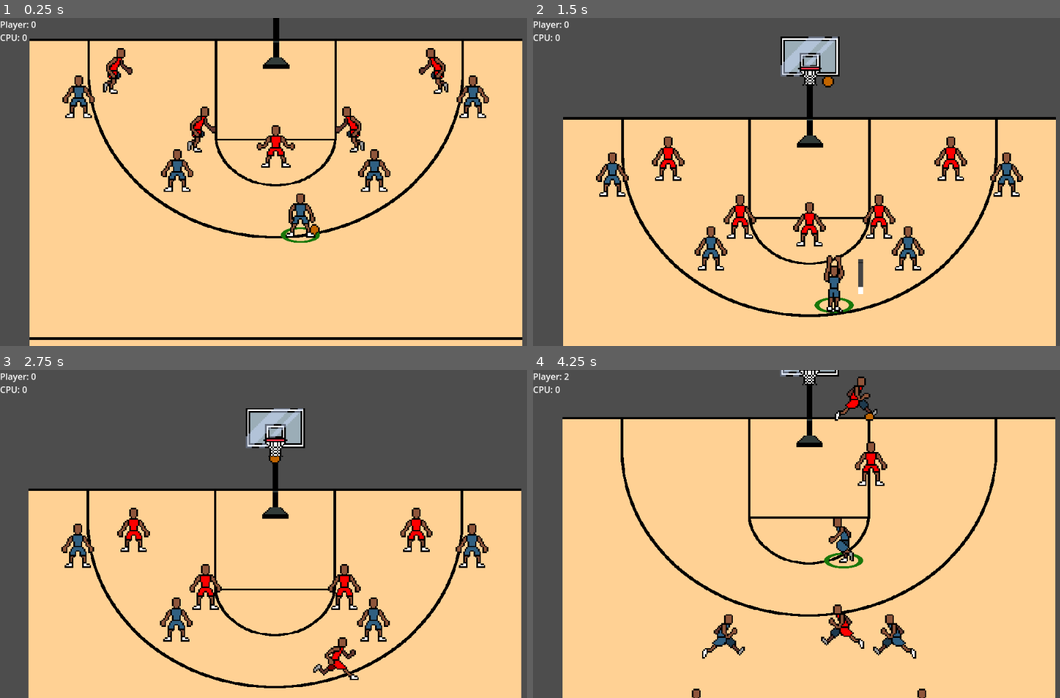
Above: before the commit, frames 1-4 (two rows, left to right).
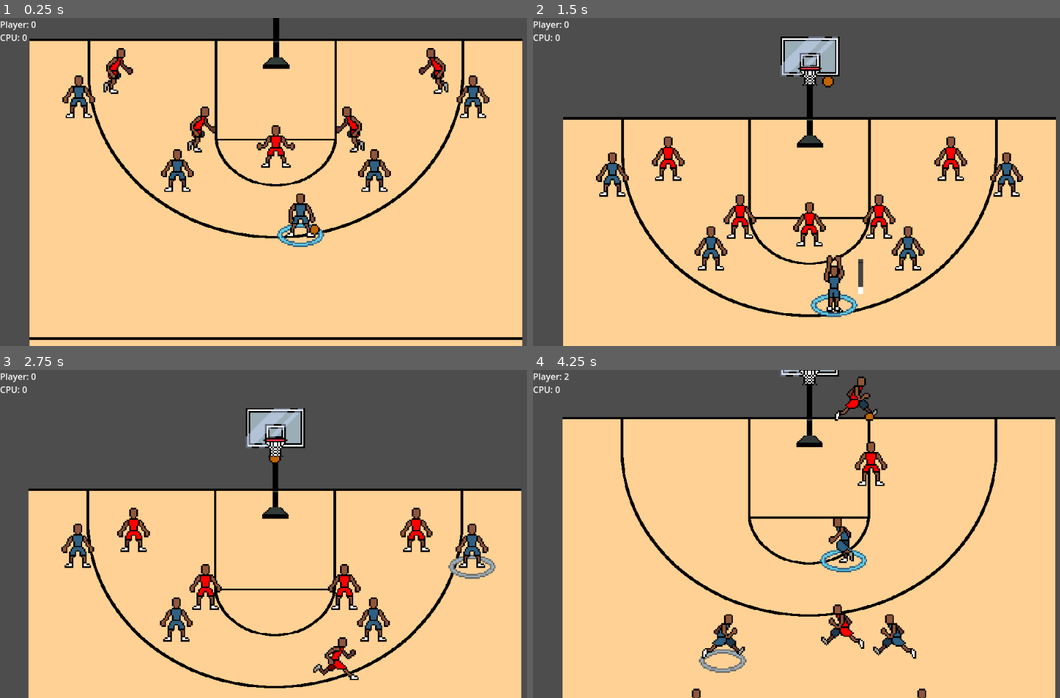
Above: after the commit, the same moments.

Repository: david8zhang/baller-quest-godot
Game: Godot game, scene res://scenes/Main.tscn
The game is run twice, just before and just after one commit, with the same random seed, the same clock (stepped at 60 frames per second) and the same inputs.
Inputs:
- Up to frame 1 (0.25 s): no input
- Up to frame 2 (1.5 s): hold Right (move_right) 0.53-1.28 s; hold F (shoot_ball) 0.53-1.28 s; tap Space (pass) at 0.6 s; hold Down (move_down) from 1.28 s (still down); tap F (shoot_ball) at 1.35 s
- Up to frame 3 (2.75 s): tap Space (pass) at 1.55, 2.1 s; release Down (move_down) at 2.03 s; hold Right (move_right) from 2.03 s (still down); hold F (shoot_ball) from 2.03 s (still down)
- Up to frame 4 (4.25 s): release Right (move_right) at 2.78 s; release F (shoot_ball) at 2.78 s; hold Up (move_up) 2.78-3.53 s; tap F (shoot_ball) at 2.85 s; tap Space (pass) at 3.05, 3.6 s; hold Left (move_left) from 3.53 s (still down); hold F (shoot_ball) from 3.53 s (still down)

The runs differ from the first frame. In frame 1, 0.8% of the frame differs, in the area x 12-93%, y 6-70%; in frame 2, 0.3%; in frame 3, 0.3%; in frame 4, 0.6%.

Commit message:
added player switching

Diff:
--- a/prefab/CPUPlayer.tscn
+++ b/prefab/CPUPlayer.tscn
@@ -1,8 +1,9 @@
-[gd_scene load_steps=8 format=3 uid="uid://bmlisraqwnlvt"]
+[gd_scene load_steps=9 format=3 uid="uid://bmlisraqwnlvt"]
 
 [ext_resource type="Script" path="res://scripts/CPUCourtPlayer.gd" id="1_67vw2"]
 [ext_resource type="PackedScene" uid="uid://n7coqxnadm1g" path="res://prefab/ShotMeter.tscn" id="2_d10uy"]
 [ext_resource type="Texture2D" uid="uid://bc1nvo2dt4ao6" path="res://sprites/placeholder/highlight.png" id="3_5eo0k"]
+[ext_resource type="Texture2D" uid="uid://cp6x43rb5oc2a" path="res://sprites/ui/target-highlight.png" id="4_8pauf"]
 [ext_resource type="SpriteFrames" uid="uid://bxfaqat2mu62u" path="res://animations/Player.tres" id="4_ubt5h"]
 [ext_resource type="PackedScene" uid="uid://bk38bcibwfu4d" path="res://prefab/CPUPlayerAI.tscn" id="5_hvioe"]
 
@@ -36,6 +37,12 @@
 scale = Vector2(0.033125, 0.0133333)
 texture = ExtResource("3_5eo0k")
 
+[node name="TargetHighlight" type="Sprite2D" parent="."]
+visible = false
+z_as_relative = false
+position = Vector2(2.08165e-12, 16)
+texture = ExtResource("4_8pauf")
+
 [node name="AnimatedSprite2D" type="AnimatedSprite2D" parent="."]
 y_sort_enabled = true
 sprite_frames = ExtResource("4_ubt5h")
@@ -51,5 +58,6 @@
 shape = SubResource("RectangleShape2D_3x2pa")
 debug_color = Color(0.980392, 0, 0.384314, 0.419608)
 
-[node name="CPUPlayerAI" parent="." node_paths=PackedStringArray("blackboard") instance=ExtResource("5_hvioe")]
-blackboard = NodePath("@Node@38728")
+[node name="CPUPlayerAI" parent="." node_paths=PackedStringArray("blackboard", "actor") instance=ExtResource("5_hvioe")]
+blackboard = NodePath("@Node@19256")
+actor = NodePath("..")
--- a/prefab/CPUPlayerAI.tscn
+++ b/prefab/CPUPlayerAI.tscn
@@ -34,7 +34,7 @@
 
 [node name="CPUPlayerAI" type="Node" node_paths=PackedStringArray("blackboard", "actor")]
 script = ExtResource("1_tnh4m")
-blackboard = NodePath("@Node@34763")
+blackboard = NodePath("@Node@20358")
 actor = NodePath("")
 
 [node name="InitSequence" type="Node" parent="."]
--- a/prefab/Player.tscn
+++ b/prefab/Player.tscn
@@ -1,8 +1,9 @@
-[gd_scene load_steps=15 format=3 uid="uid://din6tp3j6rrfm"]
+[gd_scene load_steps=16 format=3 uid="uid://din6tp3j6rrfm"]
 
 [ext_resource type="Script" path="res://scripts/PlayerCourtPlayer.gd" id="1_38bbe"]
+[ext_resource type="Texture2D" uid="uid://dgcr7bt16k5dy" path="res://sprites/ui/highlight.png" id="3_5urpm"]
 [ext_resource type="PackedScene" uid="uid://n7coqxnadm1g" path="res://prefab/ShotMeter.tscn" id="3_enltj"]
-[ext_resource type="Texture2D" uid="uid://bc1nvo2dt4ao6" path="res://sprites/placeholder/highlight.png" id="4_4ftjt"]
+[ext_resource type="Texture2D" uid="uid://cp6x43rb5oc2a" path="res://sprites/ui/target-highlight.png" id="4_gar6o"]
 [ext_resource type="SpriteFrames" uid="uid://bxfaqat2mu62u" path="res://animations/Player.tres" id="5_ps6oe"]
 [ext_resource type="Script" path="res://scripts/fsm/IdleState.gd" id="6_1wvpm"]
 [ext_resource type="Script" path="res://scripts/fsm/StateMachine.gd" id="6_32c0f"]
@@ -39,14 +40,19 @@
 
 [node name="Highlight" type="Sprite2D" parent="."]
 z_as_relative = false
-position = Vector2(0.125006, 14)
-scale = Vector2(0.033125, 0.0133333)
-texture = ExtResource("4_4ftjt")
+position = Vector2(2.08165e-12, 16)
+texture = ExtResource("3_5urpm")
+
+[node name="TargetHighlight" type="Sprite2D" parent="."]
+visible = false
+z_as_relative = false
+position = Vector2(2.08165e-12, 16)
+texture = ExtResource("4_gar6o")
 
 [node name="AnimatedSprite2D" type="AnimatedSprite2D" parent="."]
 y_sort_enabled = true
 sprite_frames = ExtResource("5_ps6oe")
-animation = &"cpu-pass-side"
+animation = &"idle-front"
 offset = Vector2(2.08165e-12, 2.08165e-12)
 
 [node name="PlayerControlFSM" type="Node2D" parent="."]
@@ -81,4 +87,4 @@
 debug_color = Color(0.980392, 0, 0.384314, 0.419608)
 
 [node name="PlayerAI" parent="." node_paths=PackedStringArray("blackboard") instance=ExtResource("15_cfbit")]
-blackboard = NodePath("@Node@56289")
+blackboard = NodePath("@Node@19767")
--- a/prefab/PlayerAI.tscn
+++ b/prefab/PlayerAI.tscn
@@ -21,8 +21,8 @@
 
 [node name="PlayerAI" type="Node" node_paths=PackedStringArray("blackboard", "actor")]
 script = ExtResource("1_dm2qq")
-blackboard = NodePath("@Node@34682")
-actor = NodePath("")
+blackboard = NodePath("@Node@20277")
+actor = NodePath("..")
 
 [node name="SequenceComposite" type="Node" parent="."]
 script = ExtResource("3_202us")
@@ -32,6 +32,15 @@
 
 [node name="RootSelector" type="Node" parent="SequenceComposite"]
 script = ExtResource("2_826j1")
+
+[node name="PlayerControlledBehaviorSequence" type="Node" parent="SequenceComposite/RootSelector"]
+script = ExtResource("3_202us")
+
+[node name="IsPlayerControlled" type="Node" parent="SequenceComposite/RootSelector/PlayerControlledBehaviorSequence"]
+script = ExtResource("5_cpb62")
+
+[node name="PlayerControl" type="Node" parent="SequenceComposite/RootSelector/PlayerControlledBehaviorSequence"]
+script = ExtResource("6_uxnl6")
 
 [node name="ReboundSequence" type="Node" parent="SequenceComposite/RootSelector"]
 script = ExtResource("3_202us")
@@ -50,15 +59,6 @@
 
 [node name="ChaseRebound" type="Node" parent="SequenceComposite/RootSelector/ReboundSequence"]
 script = ExtResource("6_k8uj5")
-
-[node name="PlayerControlledBehaviorSequence" type="Node" parent="SequenceComposite/RootSelector"]
-script = ExtResource("3_202us")
-
-[node name="IsPlayerControlled" type="Node" parent="SequenceComposite/RootSelector/PlayerControlledBehaviorSequence"]
-script = ExtResource("5_cpb62")
-
-[node name="PlayerControl" type="Node" parent="SequenceComposite/RootSelector/PlayerControlledBehaviorSequence"]
-script = ExtResource("6_uxnl6")
 
 [node name="SetupDefense" type="Node" parent="SequenceComposite/RootSelector"]
 script = ExtResource("3_202us")
--- a/scenes/Main.tscn
+++ b/scenes/Main.tscn
@@ -28,6 +28,7 @@
 script = ExtResource("3_4obra")
 
 [node name="Camera2D" type="Camera2D" parent="CameraController"]
+position = Vector2(-1, 0)
 zoom = Vector2(0.9, 0.9)
 limit_smoothed = true
 position_smoothing_enabled = true
--- a/scripts/CourtPlayer.gd
+++ b/scripts/CourtPlayer.gd
@@ -20,7 +20,8 @@
 @onready var cpu_manager: CPUManager = get_node("/root/Main/CPUManager")
 @onready var court: Court = get_node("/root/Main/Court") as Court
 @onready var shot_meter = $ShotMeter as ShotMeter
-@onready var highlight = $Highlight
+@onready var highlight = $Highlight as Sprite2D
+@onready var target_highlight = $TargetHighlight as Sprite2D
 @onready var anim_sprite: AnimatedSprite2D = get_node("AnimatedSprite2D")
 @onready var feet_area = $FeetArea as Area2D
 @onready var collision_shape_2d = $CollisionShape2D
@@ -29,14 +30,23 @@
 func _ready():
 	screen_size = get_viewport_rect().size
 	highlight.visible = false
+	target_highlight.visible = false
 	anim_sprite.scale = Vector2(3, 3)
 	highlight.scale = Vector2(
-		2 * highlight.scale.x,
-		2 * highlight.scale.y
+		3 * highlight.scale.x,
+		3 * highlight.scale.y
 	)
 	highlight.position = Vector2(
 		anim_sprite.position.x,
 		anim_sprite.position.y + 40,
+	)
+	target_highlight.scale = Vector2(
+		3 * target_highlight.scale.x,
+		3 * target_highlight.scale.y
+	)
+	target_highlight.position = Vector2(
+		anim_sprite.position.x,
+		anim_sprite.position.y + 50,
 	)
 	feet_area.scale = Vector2(3, 3)
 	collision_shape_2d.scale = Vector2(3, 3)
@@ -57,7 +67,7 @@
 		global_position.x = clamp(global_position.x, court_x_bounds["left"], court_x_bounds["right"])
 
 
-func update_pass_target(velocity: Vector2):
+func update_pass_or_switch_target(velocity: Vector2):
 	var src_position = global_position + velocity
 	var closest_player
 	var min_dist = INF
@@ -67,7 +77,10 @@
 			if dist < min_dist:
 				min_dist = dist
 				closest_player = player
+	if pass_target != null:
+		pass_target.target_highlight.visible = false
 	pass_target = closest_player
+	pass_target.target_highlight.visible = true
 
 
 func is_within_layup_range():
@@ -98,7 +111,7 @@
 
 func handle_ball_collision(ball: Ball):
 	if self.can_gain_possession:
-		self.modulate = Color(1, 1, 1)
+		target_highlight.visible = false
 		can_gain_possession = false
 		has_ball = true
 		game.ball.hide()
--- a/scripts/PlayerCourtPlayer.gd
+++ b/scripts/PlayerCourtPlayer.gd
@@ -2,35 +2,44 @@
 extends CourtPlayer
 
 @onready var player_control_fsm: StateMachine = $PlayerControlFSM
+var is_switching
 
 func is_selected():
 	return player_manager.selected_player == self
 
 
-func update_pass_target(velocity: Vector2):
-	var src_position = global_position + velocity
-	var closest_player
-	var min_dist = INF
-	for player in player_manager.players:
-		if player != self:
-			var dist = src_position.distance_to(player.global_position)
-			if dist < min_dist:
-				min_dist = dist
-				closest_player = player
-	pass_target = closest_player
+func handle_input(_input: InputEvent):
+	if is_selected():
+		# Offensive controls
+		if has_ball and game.ball != null:
+			if Input.is_action_pressed("shoot_ball"):
+				if is_within_layup_range():
+					player_control_fsm.transition_to("LayupState", {})
+				else:
+					player_control_fsm.transition_to("ShootState", {})
+			if Input.is_action_just_pressed("pass"):
+				if pass_target != null:
+					player_control_fsm.transition_to("PassState", {})
+		# Defensive controls
+		elif Input.is_action_just_pressed("pass"):
+			if pass_target != null and !is_switching:
+				pass_target.is_switching = true
+				deselect()
+				pass_target.select()
+				player_manager.selected_player = pass_target
 
+				# Add delay on switching
+				var timer = Timer.new()
+				timer.autostart = true
+				timer.wait_time = 0.25
+				timer.one_shot = true
+				var callable = Callable(self, "on_switch_complete").bind(pass_target, timer)
+				add_child(timer)
+				timer.connect("timeout", callable)
 
-func handle_input(_input: InputEvent):
-	if is_selected() and has_ball and game.ball != null:
-		if Input.is_action_pressed("shoot_ball"):
-			if is_within_layup_range():
-				player_control_fsm.transition_to("LayupState", {})
-			else:
-				player_control_fsm.transition_to("ShootState", {})
-		if Input.is_action_just_pressed("pass"):
-			if pass_target != null:
-				player_control_fsm.transition_to("PassState", {})
-
+func on_switch_complete(target, timer):
+	target.is_switching = false
+	timer.queue_free()
 
 
 func on_completed_pass(custom_cb):
@@ -39,6 +48,7 @@
 
 
 func handle_ball_collision(ball: Ball):
+	print("Handle ball collision")
 	if self.can_gain_possession:
 		ball.curr_poss_status = Ball.POSS_STATUS.PLAYER
 		player_manager.switch_to_player(self)
@@ -52,6 +62,7 @@
 
 
 func select():
+	target_highlight.visible = false
 	highlight.visible = true
 
 
--- a/scripts/fsm/InputControlState.gd
+++ b/scripts/fsm/InputControlState.gd
@@ -18,7 +18,7 @@
 			velocity.y -= 1
 		if velocity.length() > 0:
 			velocity = velocity.normalized() * CourtPlayer.SPEED
-			player.update_pass_target(velocity)
+			player.update_pass_or_switch_target(velocity)
 		player.linear_velocity = velocity
 
 	if velocity.x != 0:
@@ -39,6 +39,6 @@
 		})
 
 
-func handle_input(input: InputEvent) -> void:
-	var player = entity as CourtPlayer
-	player.handle_input(input)
+# func handle_input(input: InputEvent) -> void:
+# 	var player = entity as CourtPlayer
+# 	player.handle_input(input)
Binary file added: sprites/ui/highlight.png
Not shown, added: sprites/ui/highlight.png.import
Binary file added: sprites/ui/target-highlight.png
Not shown, added: sprites/ui/target-highlight.png.import
